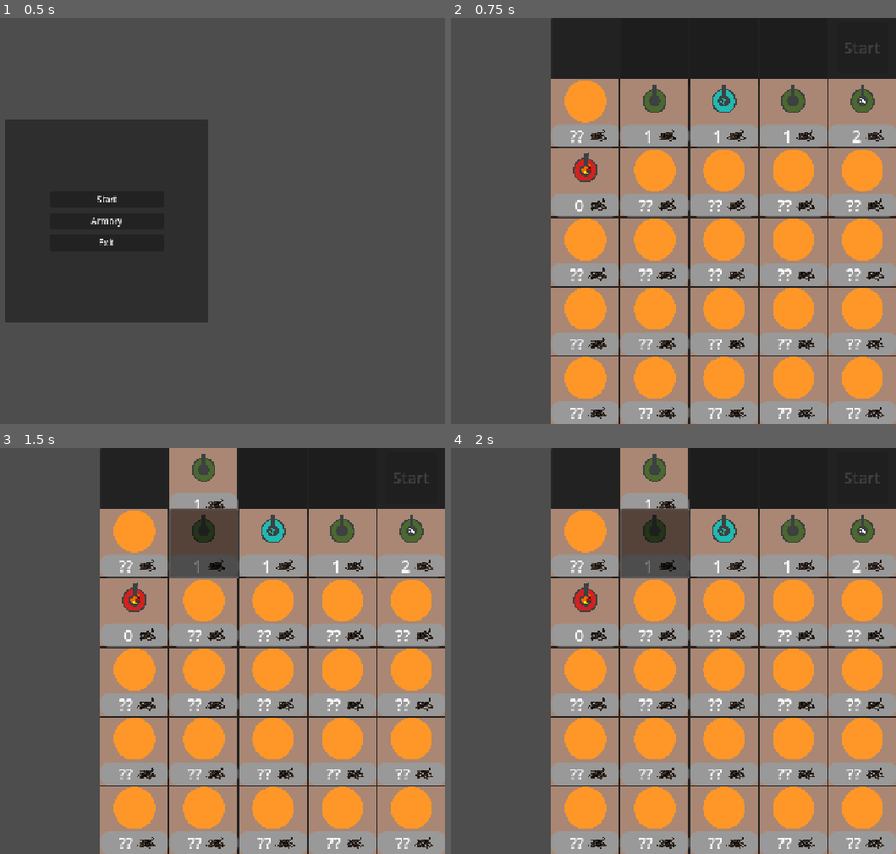
Above: before the commit, frames 1-4 (two rows, left to right).
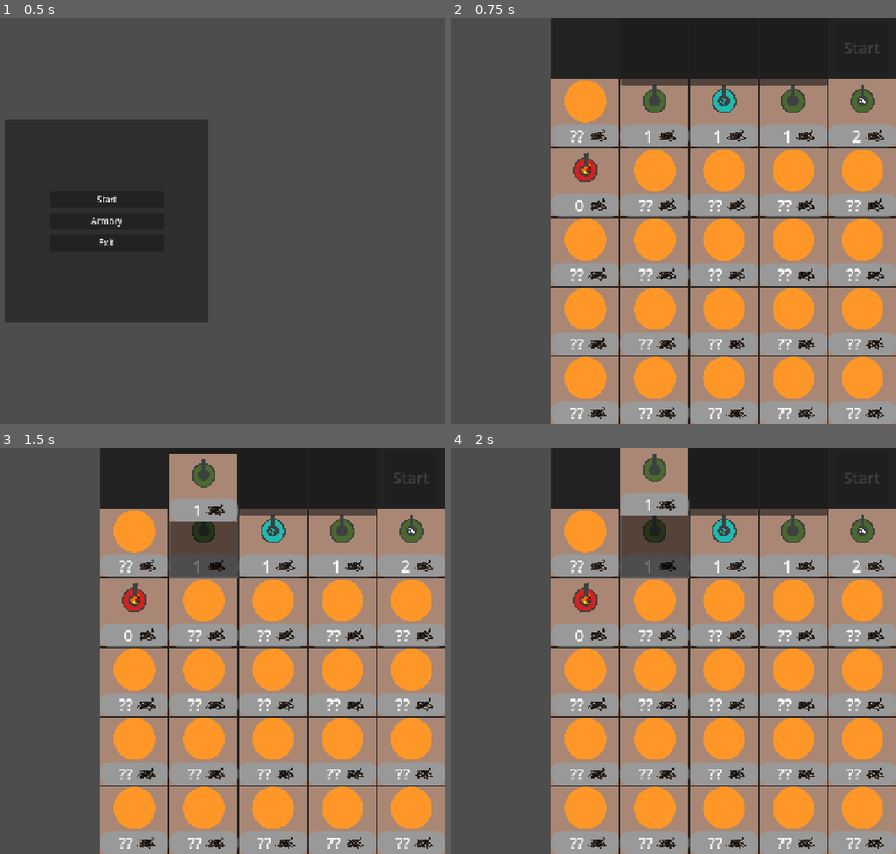
Above: after the commit, the same moments.

Repository: mykyta-bazhukhin/Cargo-Defense
Game: Godot game, scene res://Scenes/main_menu.tscn
Two runs of this game, one before a commit and one after it. Both use one fixed random seed, a clock stepped at 60 frames per second and the inputs below.
Inputs (mouse positions are in pixels of both pictures, inside the frame that each line leads up to):
- Up to frame 1 (0.5 s): no input
- Up to frame 2 (0.75 s): click "Start" at 0.5 s
- Up to frame 3 (1.5 s): click (204, 541) at 1.27 s
- Up to frame 4 (2 s): no input

Frame 1 is identical in both runs. In frame 2, 0.8% of the frame differs, in the area x 38-85%, y 15-17%; in frame 3, 1.7%, in the area x 38-85%, y 0-19%; in frame 4, 0.8%.

Commit message:
added animations to tower selection screen

Diff:
--- a/Scenes/preperation_screen.tscn
+++ b/Scenes/preperation_screen.tscn
@@ -1,7 +1,13 @@
-[gd_scene load_steps=3 format=3 uid="uid://c0fugy0toim0"]
+[gd_scene load_steps=5 format=3 uid="uid://c0fugy0toim0"]
 
 [ext_resource type="Script" uid="uid://b16cu4mo1xxj1" path="res://preperation_screen.gd" id="1_xu4jb"]
 [ext_resource type="PackedScene" uid="uid://7qavpq154xop" path="res://Scenes/tower_panel.tscn" id="2_3b7sx"]
+
+[sub_resource type="StyleBoxFlat" id="StyleBoxFlat_xu4jb"]
+bg_color = Color(0.6, 0.6, 0.6, 0)
+
+[sub_resource type="StyleBoxFlat" id="StyleBoxFlat_1vgvf"]
+bg_color = Color(0.6, 0.6, 0.6, 0)
 
 [node name="PreperationScreen" type="Control"]
 layout_mode = 3
@@ -26,6 +32,29 @@
 grow_vertical = 2
 mouse_filter = 1
 
+[node name="DummyPanelContainer" type="PanelContainer" parent="TowerSelectionPanel"]
+layout_mode = 2
+size_flags_vertical = 0
+theme_override_styles/panel = SubResource("StyleBoxFlat_xu4jb")
+
+[node name="DummyPanelList" type="HBoxContainer" parent="TowerSelectionPanel/DummyPanelContainer"]
+z_index = 1
+layout_mode = 2
+size_flags_horizontal = 4
+theme_override_constants/separation = 3
+
+[node name="Panel0" type="Panel" parent="TowerSelectionPanel/DummyPanelContainer/DummyPanelList"]
+custom_minimum_size = Vector2(128, 128)
+layout_mode = 2
+
+[node name="Panel1" type="Panel" parent="TowerSelectionPanel/DummyPanelContainer/DummyPanelList"]
+custom_minimum_size = Vector2(128, 128)
+layout_mode = 2
+
+[node name="Panel2" type="Panel" parent="TowerSelectionPanel/DummyPanelContainer/DummyPanelList"]
+custom_minimum_size = Vector2(128, 128)
+layout_mode = 2
+
 [node name="SelectedTowersPanel" type="PanelContainer" parent="TowerSelectionPanel"]
 layout_mode = 2
 size_flags_vertical = 0
@@ -33,6 +62,7 @@
 
 [node name="SelectedTowersList" type="HBoxContainer" parent="TowerSelectionPanel/SelectedTowersPanel"]
 unique_name_in_owner = true
+z_index = 1
 layout_mode = 2
 size_flags_horizontal = 4
 theme_override_constants/separation = 3
@@ -40,14 +70,17 @@
 [node name="Panel0" type="Panel" parent="TowerSelectionPanel/SelectedTowersPanel/SelectedTowersList"]
 custom_minimum_size = Vector2(128, 128)
 layout_mode = 2
+theme_override_styles/panel = SubResource("StyleBoxFlat_1vgvf")
 
 [node name="Panel1" type="Panel" parent="TowerSelectionPanel/SelectedTowersPanel/SelectedTowersList"]
 custom_minimum_size = Vector2(128, 128)
 layout_mode = 2
+theme_override_styles/panel = SubResource("StyleBoxFlat_1vgvf")
 
 [node name="Panel2" type="Panel" parent="TowerSelectionPanel/SelectedTowersPanel/SelectedTowersList"]
 custom_minimum_size = Vector2(128, 128)
 layout_mode = 2
+theme_override_styles/panel = SubResource("StyleBoxFlat_1vgvf")
 
 [node name="AvailableTowersPanel" type="PanelContainer" parent="TowerSelectionPanel"]
 layout_mode = 2
--- a/preperation_screen.gd
+++ b/preperation_screen.gd
@@ -39,8 +39,9 @@
 func tween_from_another_panel(selected_panel, another_panel):
 	var og_selected_position = Vector2(selected_panel.get_index()*131, 0)
 	var tween = get_tree().create_tween()
-	tween.tween_property(selected_panel, "position", another_panel.global_position, 0.01)
-	tween.tween_property(selected_panel, "position", og_selected_position, 1)
+	tween.tween_property(selected_panel, "global_position", another_panel.global_position, 0.01)
+	tween.tween_property(selected_panel, "position", og_selected_position, 0.2).set_trans(Tween.TRANS_QUAD).set_ease(Tween.EASE_OUT)
+	await tween.finished
 func _sort_nulls(array: Array):
 	for i in range(array.size()-1):
 		if (array[i] == null and array[i+1] != null):
@@ -62,7 +63,7 @@
 		selected_towers[cur_available_slot] = all_towers[slot_num]
 		all_towers[slot_num] = null
 		var selected_tower_panel = _create_a_selected_panel(slot_num, tower_panel)
-		#tween_from_another_panel(selected_tower_panel, tower_panel)
+		tween_from_another_panel(selected_tower_panel, tower_panel)
 		tower_panel.modulate = Color(0.5,0.5,0.5)
 		cur_available_slot = cur_available_slot + 1
 	if (cur_available_slot == selected_towers.size()):
